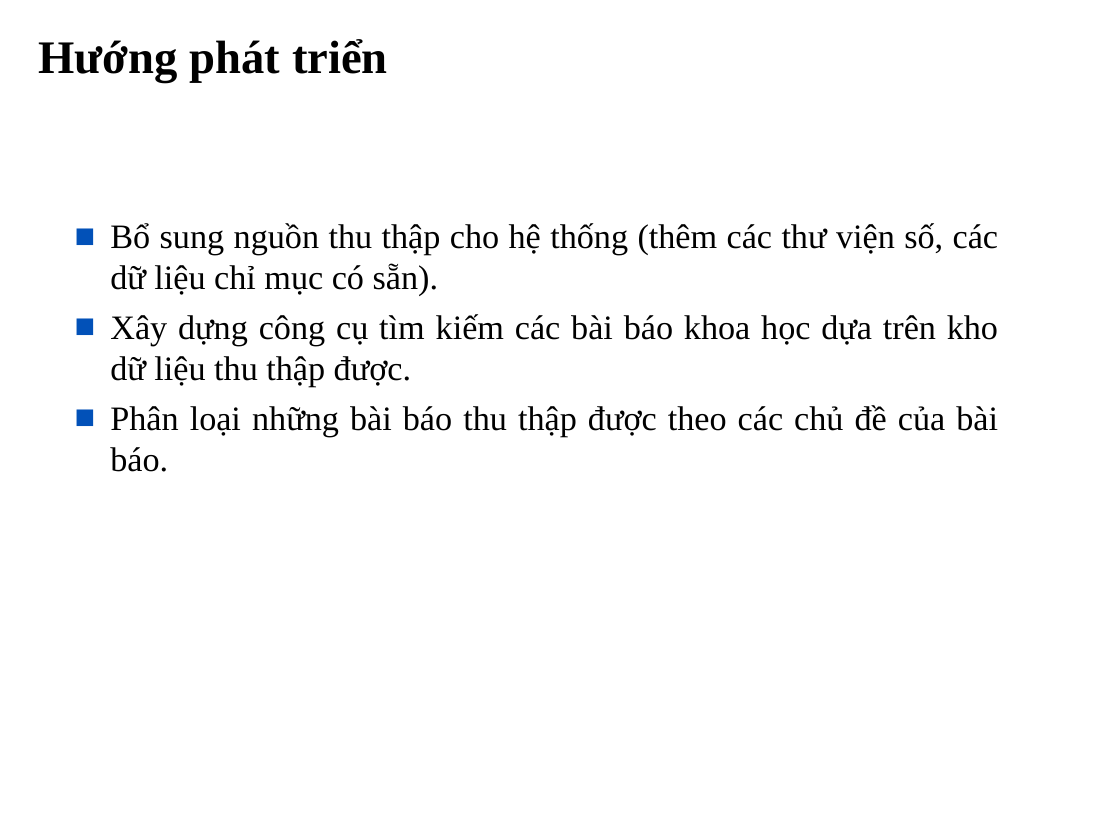
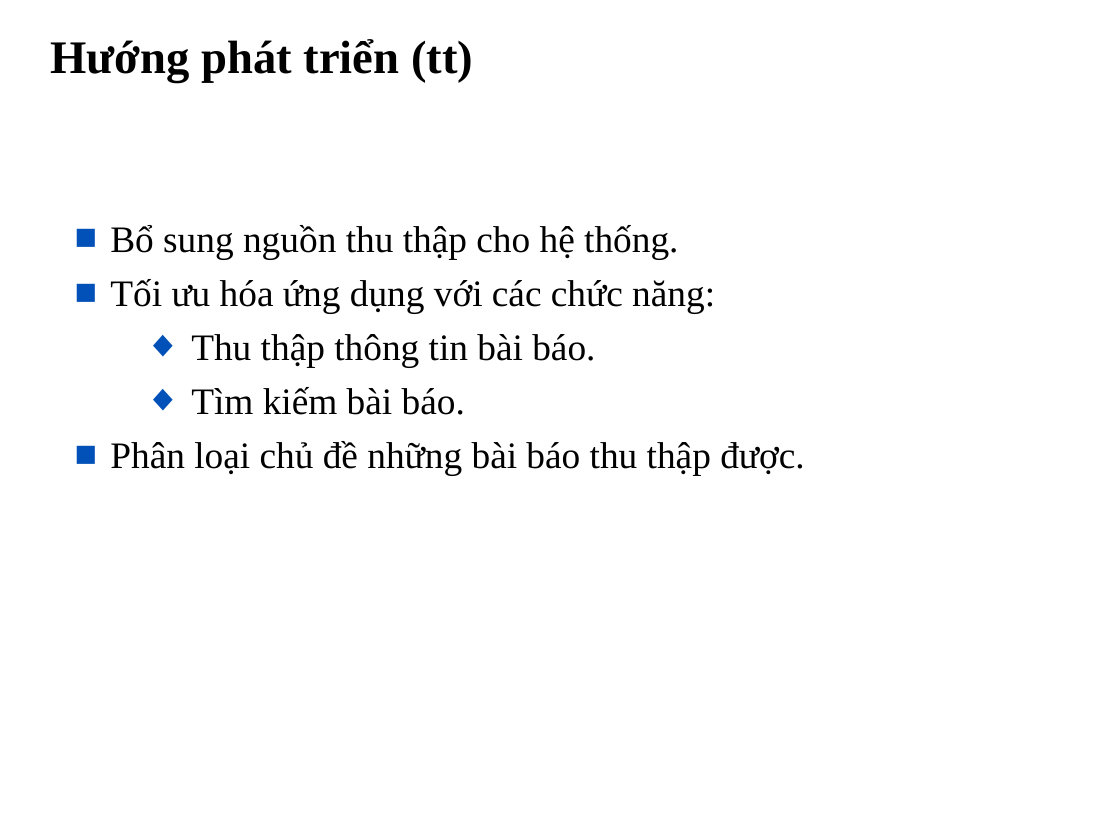
Before and after one commit to tiendv/detaitotnghiep, a slide deck: slide 14 of Report/Slide Baove/Final_slide.ppt (slide 13 before the commit). Drawn at 1120x840 pixels with LibreOffice and Linux fonts; fonts in the diff are those of the drawing; background and template pictures are left out. Boxes give left, top, right and bottom in pixels: in the first picture for what was removed or moved away, otherwise in the second. Text is boxed around its words. In the diff, an @@ line names an element or a change of style, - is before the commit and + after.

```diff
--- a/Report/Slide Baove/Final_slide.ppt
+++ b/Report/Slide Baove/Final_slide.ppt
@@ title at (x1=50, y1=39, x2=473, y2=83): text changed @@
-Hướng phát triển
+Hướng phát triển (tt)
@@ text at (x1=110, y1=225, x2=804, y2=475): text changed; size 22 to 24 pt @@
-■ Bổ sung nguồn thu thập cho hệ thống (thêm các thư viện số, các dữ liệu chỉ mục có sẵn).
-■ Xây dựng công cụ tìm kiếm các bài báo khoa học dựa trên kho dữ liệu thu thập được.
-■ Phân loại những bài báo thu thập được theo các chủ đề của bài báo.
+■ Bổ sung nguồn thu thập cho hệ thống.
+■ Tối ưu hóa ứng dụng với các chức năng:
+  ◆ Thu thập thông tin bài báo.
+  ◆ Tìm kiếm bài báo.
+■ Phân loại chủ đề những bài báo thu thập được.
```
Also in this commit, not shown: 11 other slides changed, 1 slide added.
